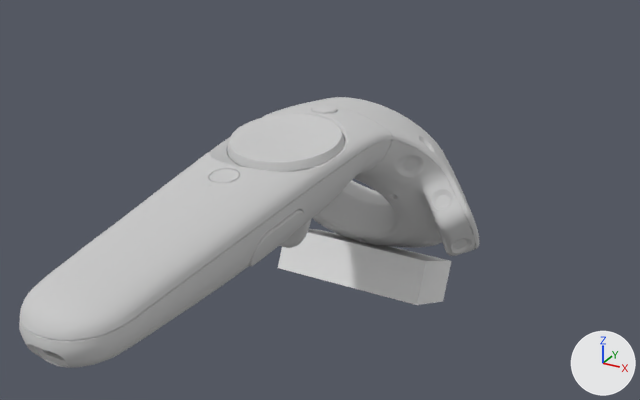
The OBJ model assets/models/vive-controller.obj as it was, and as the next commit left it.
Rendered twice from a camera (50 mm lens) standing at (0.158, -0.308, 0.113) and looking at (0.013, -0.046, -0.018). Lighting does not change. The marker at lower right points along +X, +Y and +Z. Where no turn or scale is listed for an object, it has been applied to the vertices.

Names of what the first picture shows: 'Cube_Cube.001', 'vr_controller_vive'.
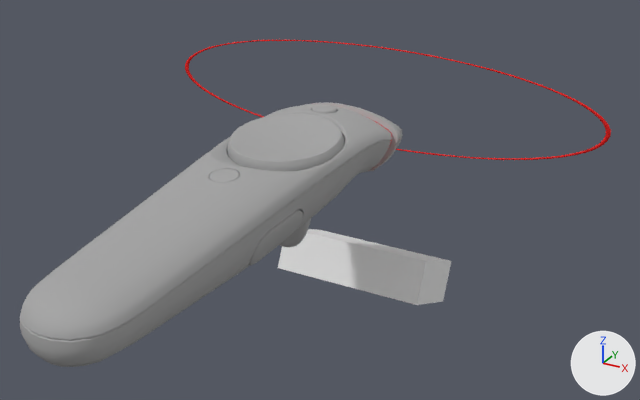
What changed in the scene script:
```text
Add mat_mat_body:
    mat_mat_body = principled_material('mat_body')
    mat_mat_body.base_color = (0.376, 0.376, 0.376)  # grey #a5a5a5
    mat_mat_body.roughness = 0.823
Add mat_mat_tip:
    mat_mat_tip = principled_material('mat_tip')
    mat_mat_tip.base_color = (0.8, 0.0, 0.0026)  # red #e70009
    mat_mat_tip.roughness = 0.823
Add mat_mat_sizehint:
    mat_mat_sizehint = principled_material('mat_sizehint')
    mat_mat_sizehint.base_color = (0.8, 0.0013, 0.0)  # red #e70400
    mat_mat_sizehint.roughness = 0.823
Add me_vive_controller:
    me_vive_controller.from_pydata(...)  # 2044 vertices, 3894 faces; spans x -0.1..0.1, y -0.172..0.026, z -0.039..0.022
    # faces by material slot: [3198, 160, 536]
    me_vive_controller.materials.append(mat_mat_body)  # grey #a5a5a5
    me_vive_controller.materials.append(mat_mat_tip)  # red #e70009
    me_vive_controller.materials.append(mat_mat_sizehint)  # red #e70400
Remove ob_vr_controller_vive:
    ob_vr_controller_vive = bpy.data.objects.new('vr_controller_vive', me_vr_controller_vive)
    ob_vr_controller_vive.location = (0.0, 0.0, 0.0)
Add ob_vive_controller:
    ob_vive_controller = bpy.data.objects.new('vive-controller', me_vive_controller)
    ob_vive_controller.location = (0.0, 0.0, 0.0)
```

Location of each change, [x1, y1, x2, y2] in pixels of the pictures (640 x 400 px):
'vr_controller_vive', deleted: before [19, 97, 479, 368]
    faces in mat_body_001 (light grey #cacaca): [19, 97, 479, 368]
    faces in mat_touchpad_001 (light grey #cacaca): [227, 114, 345, 172]
    faces in mat_rightgrip_001 (light grey #cacaca): [248, 209, 304, 266]
    faces in mat_trigger_001 (light grey #cacaca): [279, 219, 311, 248]
    faces in mat_systembutton_001 (light grey #cacaca): [209, 169, 239, 183]
'vive-controller', added: after [20, 40, 611, 367]
    faces in mat_mat_body (grey #a5a5a5): [20, 102, 403, 367]
    faces in mat_mat_sizehint (red #e70400): [185, 40, 611, 160]
